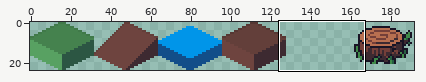
Two states of a sprite sheet, assets/maps/woodlands.png. The picture above shows the old version from afar; the outline marks the close-up.
Close-up. Before the commit:
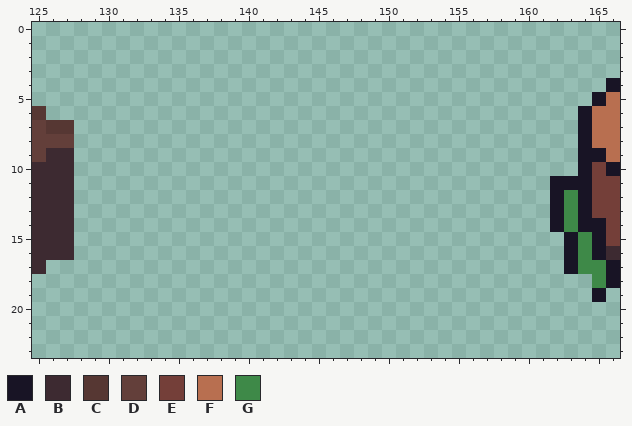
The file is 192x24 pixels. Colours within 5 levels of each other are drawn and written as one. Shown: x 125..166, y 0..23.
Palette (. is transparent): A #181425  B #3d2a31  C #563733  D #633f3a  E #743f39  F #b86f50  G #3e8948
Pixels before, first column x 125:
 4 .........................................A
 5 ........................................AF
 6 C......................................AFF
 7 DCC....................................AFF
 8 DDD....................................AFF
 9 DBB....................................AAF
10 BBB....................................AEA
11 BBB..................................AAAEE
12 BBB..................................AGAEE
13 BBB..................................AGAEE
14 BBB..................................AGAAE
15 BBB...................................AGAE
16 BBB...................................AGAB
17 B.....................................AGGA
18 ........................................GA
19 ........................................A.
Now the later version:
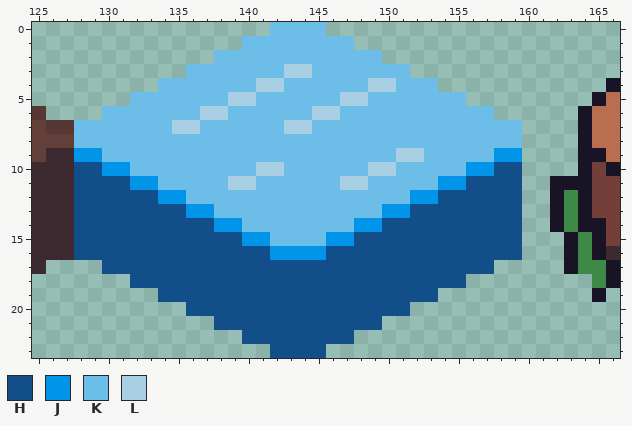
Colours new in this view: H #124e89  J #0095e9  K #6dbde9  L #a9cfe5
What changed:
y 0: x 142..145 .... -> KKKK
y 1: x 140..147 ........ -> KKKKKKKK
y 2: x 138..149 ............ -> KKKKKKKKKKKK
y 3: x 136..151 ................ -> KKKKKKKLLKKKKKKK
y 4: x 134..153 .................... -> KKKKKKKLLKKKKKKLLKKK
y 5: x 132..155 ........................ -> KKKKKKKLLKKKKKKLLKKKKKKK
y 6: x 130..157 ............................ -> KKKKKKKLLKKKKKKLLKKKKKKKKKKK
y 7: x 128..159 ................................ -> KKKKKKKLLKKKKKKLLKKKKKKKKKKKKKKK
y 8: x 128..159 ................................ -> KKKKKKKKKKKKKKKKKKKKKKKKKKKKKKKK
y 9: x 128..159 ................................ -> JJKKKKKKKKKKKKKKKKKKKKKLLKKKKKJJ
y 10: x 128..159 ................................ -> HHJJKKKKKKKKKLLKKKKKKLLKKKKKJJHH
y 11: x 128..159 ................................ -> HHHHJJKKKKKLLKKKKKKLLKKKKKJJHHHH
y 12: x 128..159 ................................ -> HHHHHHJJKKKKKKKKKKKKKKKKJJHHHHHH
y 13: x 128..159 ................................ -> HHHHHHHHJJKKKKKKKKKKKKJJHHHHHHHH
y 14: x 128..159 ................................ -> HHHHHHHHHHJJKKKKKKKKJJHHHHHHHHHH
y 15: x 128..159 ................................ -> HHHHHHHHHHHHJJKKKKJJHHHHHHHHHHHH
y 16: x 128..159 ................................ -> HHHHHHHHHHHHHHJJJJHHHHHHHHHHHHHH
y 17: x 130..157 ............................ -> HHHHHHHHHHHHHHHHHHHHHHHHHHHH
y 18: x 132..155 ........................ -> HHHHHHHHHHHHHHHHHHHHHHHH
y 19: x 134..153 .................... -> HHHHHHHHHHHHHHHHHHHH
y 20: x 136..151 ................ -> HHHHHHHHHHHHHHHH
y 21: x 138..149 ............ -> HHHHHHHHHHHH
y 22: x 140..147 ........ -> HHHHHHHH
y 23: x 142..145 .... -> HHHH
Changed places in both close-ups, as pixel boxes (x1, y1, x2, y2):
added: (74, 22, 522, 358)
